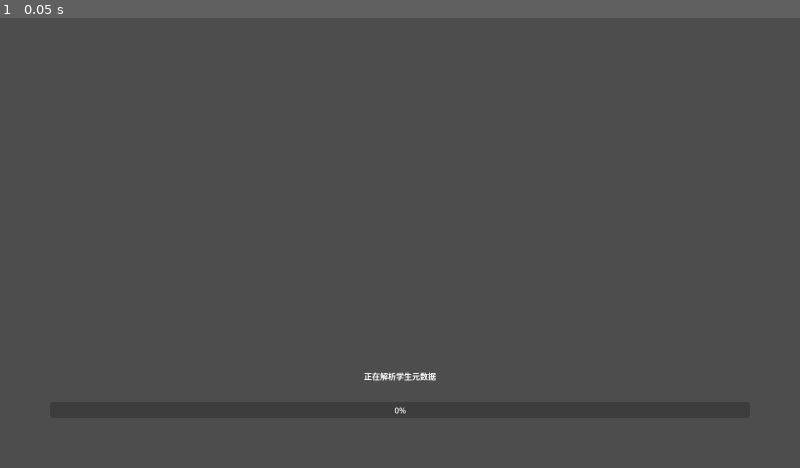
Above: before the commit, frame 1.
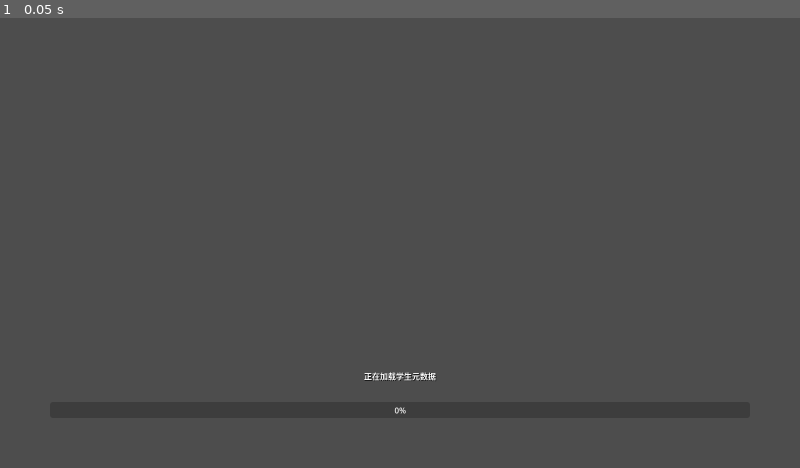
Above: after the commit, the same moment.

Repository: Arathi/brak-resplan-g
Game: Godot game, scene res://scenes/loading_scene.tscn
Same seed, same stepped clock (60 frames per second), same inputs: the game is played once before the commit and once after it. The project has no main scene, so this scene is started directly.
Inputs:
- Up to frame 1 (0.05 s): no input

The runs differ from the first frame. In frame 1, less than 0.1% of the frame differs, in the area x 45-55%, y 78-81%.
Error before the commit: Invalid cast: could not convert value to 'Array'. (res://scenes/loading_scene.gd:48)
Error after the commit: Invalid cast: could not convert value to 'Array'. (res://scripts/metadata_loader.gd:20)

Commit message:
实现MetadataLoader
1. LoadingScene现在可以显示正在加载的资源文件名
2. 添加元数据结构
3. 从本地读取students.json，转换为StudentMetadata

Signed-off-by: Arathi <ssdfa7@gmail.com>

Diff:
--- a/actors/student/icon.tscn
+++ b/actors/student/icon.tscn
@@ -19,18 +19,15 @@
 script = ExtResource("1_7lk75")
 
 [node name="clip" type="Polygon2D" parent="."]
-visible = false
 clip_children = 1
 position = Vector2(5, 5)
 polygon = PackedVector2Array(5.5, 0, 118, 0, 120, 2, 120, 114.5, 114.5, 120, 2, 120, 0, 118, 0, 5.5)
 
 [node name="avatar" type="Sprite2D" parent="clip"]
-visible = false
 position = Vector2(60, 60)
 texture = SubResource("NoiseTexture2D_ec3m6")
 
 [node name="name" type="Label" parent="."]
-visible = false
 offset_top = 130.0
 offset_right = 130.0
 offset_bottom = 162.0
--- /dev/null
+++ b/domains/metadata/student.gd
@@ -0,0 +1,57 @@
+extends Object
+
+
+enum CombatClass {
+	Striker,
+	Special,
+}
+
+
+enum Role {
+	Dealer,
+	Tank,
+	Healer,
+	Support,
+	TacticalSupport,
+}
+
+
+enum AttackType {
+	Explosive,
+	Piercing,
+	Mystic,
+	Sonic,
+}
+
+
+enum ArmorType {
+	Light,
+	Heavy,
+	Special,
+	Elastic,
+}
+
+
+# 编号
+var id: int
+
+# 名称
+var name: String
+
+# 稀有度
+var rarity: int
+
+# 部队类型
+var combat_class: CombatClass
+
+# 职责
+var role: Role
+
+# 攻击类型
+var attack_type: AttackType
+
+# 护甲类型
+var armor_type: ArmorType
+
+# 背景图片
+var background: String
--- /dev/null
+++ b/domains/student.gd
@@ -0,0 +1,35 @@
+extends Object
+
+
+# 编号
+var id: int
+
+# 等级
+var level: int
+
+# 星级
+var rank: int
+
+# 好感
+var relation: int
+
+# Ex技能等级
+var skill_ex: int
+
+# 普通技能等级
+var skill_normal: int
+
+# 被动技能等级
+var skill_passive: int
+
+# 辅助技能等级
+var skill_sub: int
+
+# 装备槽1
+var equipment_1: int
+
+# 装备槽2
+var equipment_2: int
+
+# 装备槽3
+var equipment_3: int
--- a/project.godot
+++ b/project.godot
@@ -18,6 +18,7 @@
 
 SchaleResourceLoader="*res://scripts/schale_resource_loader.gd"
 UserResourceLoader="*res://scripts/user_resource_loader.gd"
+MetadataLoader="*res://scripts/metadata_loader.gd"
 
 [display]
 
--- a/scenes/loading_scene.gd
+++ b/scenes/loading_scene.gd
@@ -1,8 +1,12 @@
 extends Node2D
+
+
+const Student = preload("res://domains/metadata/student.gd")
 
 
 @onready var background: Sprite2D = get_node("background")
 @onready var description: Label = get_node("description")
+@onready var resource_name: Label = get_node("resource_name")
 @onready var progress_bar: ProgressBar = get_node("progress_bar")
 
 
@@ -42,23 +46,23 @@
 
 func loading_students():
 	description.set_text("正在加载学生元数据")
-	var content = UserResourceLoader.load_data("students", "zh")
+	var student_list: Array[Student] = MetadataLoader.load_from_schale()
 
 	description.set_text("正在解析学生元数据")
-	var datas = JSON.parse_string(content) as Array
-	var amount = datas.size()
+	# var datas = JSON.parse_string(content) as Array
+	var amount = student_list.size()
 	var index = 0
 
-	for data in datas:
+	for student in student_list:
 		description.set_text("正在遍历学生元数据（%d / %d）" % [index + 1, amount])
-		print("No.%d %s" % [data.Id, data.PathName])
+		print("No.%d %s" % [student.id, student.name])
 
 		# icon / portrait
-		resources["images/student/icon/%d.webp" % data.Id] = 0
-		resources["images/student/portrait/%d.webp" % data.Id] = 0
+		resources["images/student/icon/%d.webp" % student.id] = 0
+		resources["images/student/portrait/%d.webp" % student.id] = 0
 
 		# background
-		resources["images/background/%s.jpg" % data.CollectionBG] = 0
+		resources["images/background/%s.jpg" % student.background] = 0
 
 		index += 1
 	pass
@@ -70,7 +74,7 @@
 	var exists_counter = 0
 	for res in resources:
 		description.set_text("正在检查本地资源（%d / %d）" % [exists_counter+1, amount])
-		print("正在检查本地资源：%s" % res)
+		resource_name.set_text(res)
 		var exists = UserResourceLoader.exists(res)
 		if exists:
 			resources[res] = ResourceStatus.Completed
--- a/scenes/loading_scene.tscn
+++ b/scenes/loading_scene.tscn
@@ -14,6 +14,16 @@
 offset_top = 700.0
 offset_right = 1500.0
 offset_bottom = 732.0
+theme_override_colors/font_shadow_color = Color(0, 0, 0, 1)
+horizontal_alignment = 1
+vertical_alignment = 1
+
+[node name="resource_name" type="Label" parent="."]
+offset_left = 100.0
+offset_top = 730.0
+offset_right = 1500.0
+offset_bottom = 762.0
+theme_override_colors/font_shadow_color = Color(0, 0, 0, 1)
 horizontal_alignment = 1
 vertical_alignment = 1
 
--- /dev/null
+++ b/scripts/metadata_loader.gd
@@ -0,0 +1,64 @@
+extends Node
+
+
+const Student = preload("res://domains/metadata/student.gd")
+
+
+var students: Dictionary = {}
+
+
+func _ready():
+	pass
+
+
+func _process(delta):
+	pass
+
+
+func load_from_schale():
+	var content = UserResourceLoader.load_data("students", "zh")
+	var dataList = JSON.parse_string(content) as Array
+	for data in dataList:
+		var student = convert_student(data)
+		students[student.id] = student
+
+	var list: Array[Student] = []
+	for key in students:
+		var student: Student = students[key]
+		list.append(student)
+
+	return list
+
+
+func convert_student(data) -> Student:
+	var student: Student = Student.new()
+	student.id = data.Id
+	student.name = data.PathName
+	student.rarity = data.StarGrade
+
+	match data.SquadType:
+		"Main": student.combat_class = Student.CombatClass.Striker
+		"Support": student.combat_class = Student.CombatClass.Special
+
+	match data.TacticRole:
+		"DamageDealer": student.role = Student.Role.Dealer
+		"Healer": student.role = Student.Role.Healer
+		"Supporter": student.role = Student.Role.Support
+		"Tanker": student.role = Student.Role.Tank
+		"Vehicle": student.role = Student.Role.TacticalSupport
+
+	match data.BulletType:
+		"Explosion": student.attack_type = Student.AttackType.Explosive
+		"Pierce": student.attack_type = Student.AttackType.Piercing
+		"Mystic": student.attack_type = Student.AttackType.Mystic
+		"Sonic": student.attack_type = Student.AttackType.Sonic
+
+	match data.BulletType:
+		"LightArmor": student.armor_type = Student.ArmorType.Light
+		"HeavyArmor": student.armor_type = Student.ArmorType.Heavy
+		"Unarmed": student.armor_type = Student.ArmorType.Special
+		"ElasticArmor": student.armor_type = Student.ArmorType.Elastic
+
+	student.background = data.CollectionBG
+
+	return student
--- a/scripts/schale_resource_loader.tscn
+++ /dev/null
@@ -1,3 +0,0 @@
-[gd_scene format=3 uid="uid://dl5ysp2vp0pr4"]
-
-[node name="schale_resource_loader" type="Node2D"]
--- a/scripts/user_resource_loader.tscn
+++ /dev/null
@@ -1,6 +0,0 @@
-[gd_scene load_steps=2 format=3 uid="uid://bfs6x75l8eou2"]
-
-[ext_resource type="Script" path="res://scripts/user_resource_loader.gd" id="1_mu5we"]
-
-[node name="user_resource_loader" type="Node2D"]
-script = ExtResource("1_mu5we")
